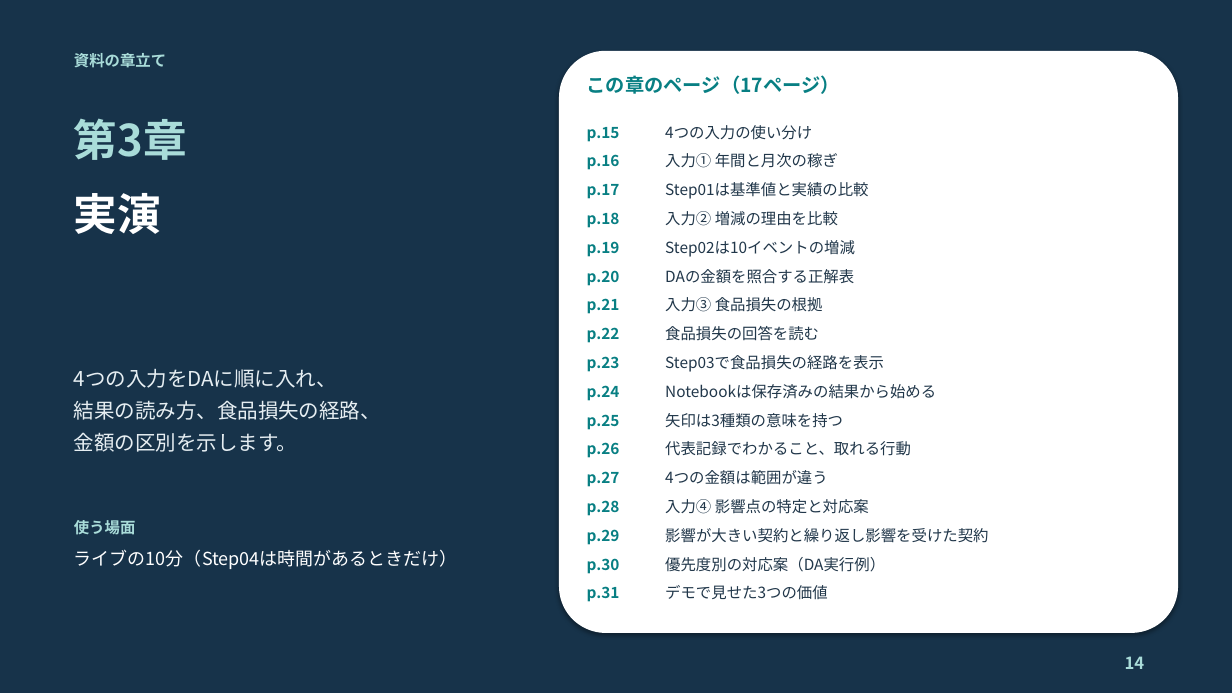
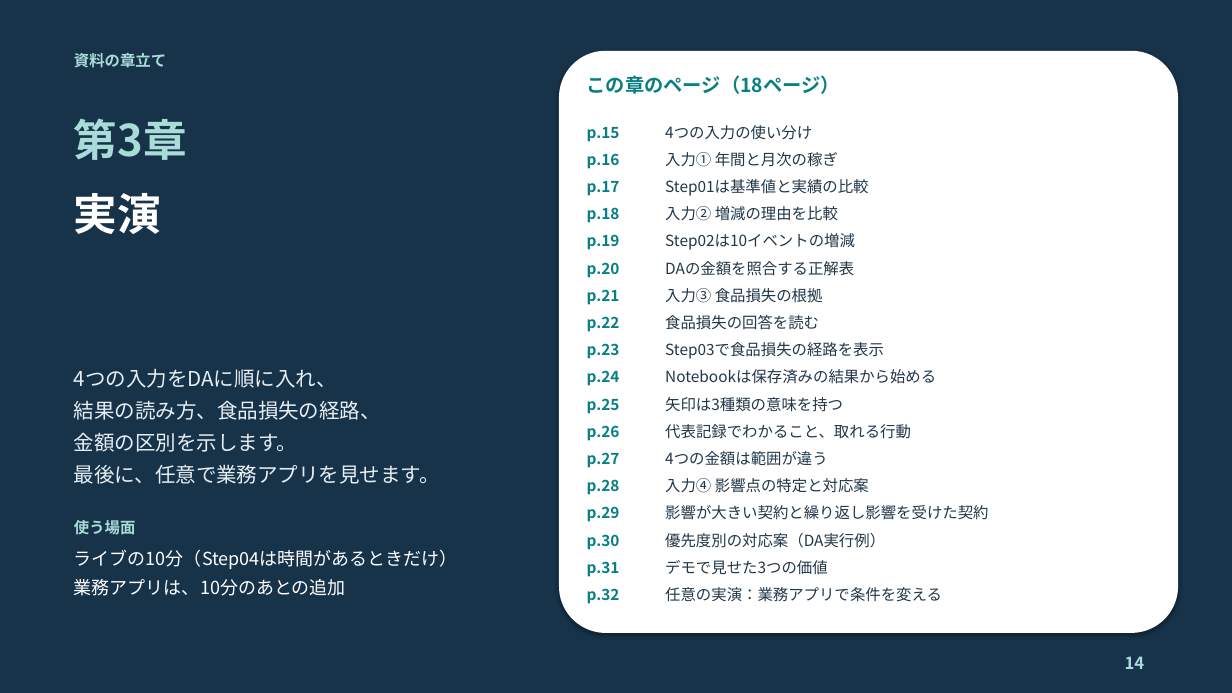
Before and after one commit to c-nova/FabricOntology_Trading, a slide deck: slide 14 of decks/TradingOntology_Demo_Presenter_Guide_JA.pptx. Drawn at 1232x693 pixels with LibreOffice and Linux fonts; fonts in the diff are those of the drawing. Boxes give left, top, right and bottom in pixels: in the first picture for what was removed or moved away, otherwise in the second. Text is boxed around its words. In the diff, an @@ line names an element or a change of style, - is before the commit and + after.

```diff
--- a/decks/TradingOntology_Demo_Presenter_Guide_JA.pptx
+++ b/decks/TradingOntology_Demo_Presenter_Guide_JA.pptx
@@ text at [587,75,840,94]: text changed @@
-この章のページ（17ページ）
+この章のページ（18ページ）
@@ 4 texts: place and size @@
-4 texts at [587,211,855,257]
+4 texts at [587,206,855,250]
@@ 8 texts: place and size @@
-8 texts at [587,269,884,372]
+8 texts at [587,261,884,359]
@@ 4 texts: place and size @@
-4 texts at [587,384,936,430]
+4 texts at [587,369,936,414]
@@ text at [74,464,440,484]: paragraph added @@
+最後に、任意で業務アプリを見せます。
@@ 8 texts: place and size @@
-8 texts at [587,441,988,545]
+8 texts at [587,424,988,522]
@@ 4 texts: place and size @@
-4 texts at [587,557,885,602]
+4 texts at [587,533,885,577]
@@ text at [74,579,346,596]: paragraph added @@
+業務アプリは、10分のあとの追加
@@ text added at [587,588,620,604], 12 pt, text #087F83, bold @@
+p.32
@@ text added at [665,587,942,602], 12 pt, text #21374A @@
+任意の実演：業務アプリで条件を変える
```
Also in this commit, not shown: 29 other slides changed, 2 slides added, 10 other files.
